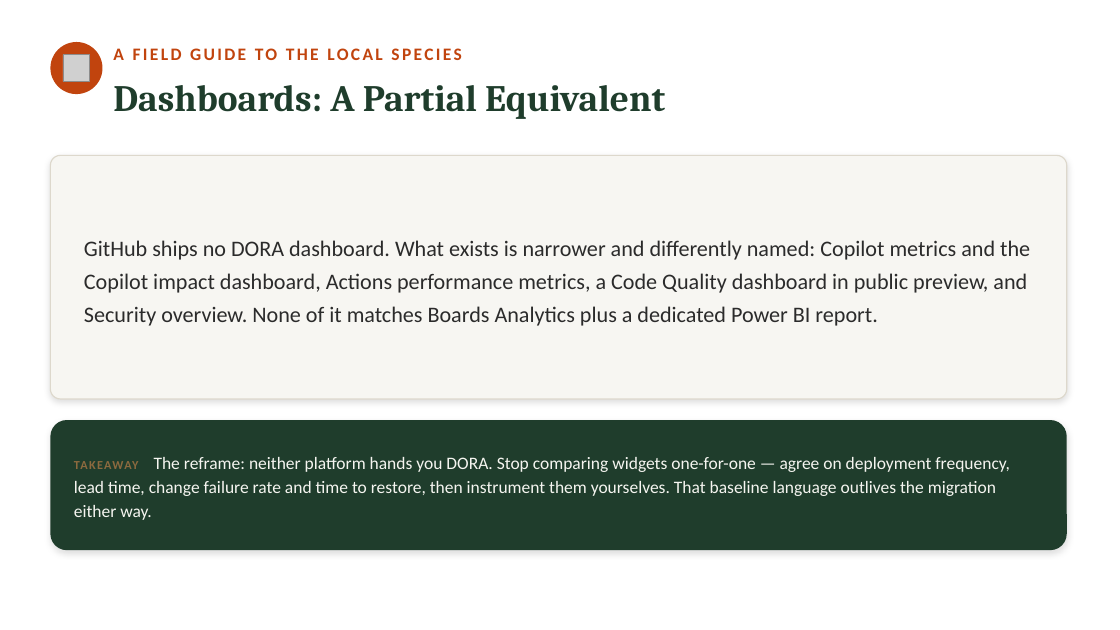
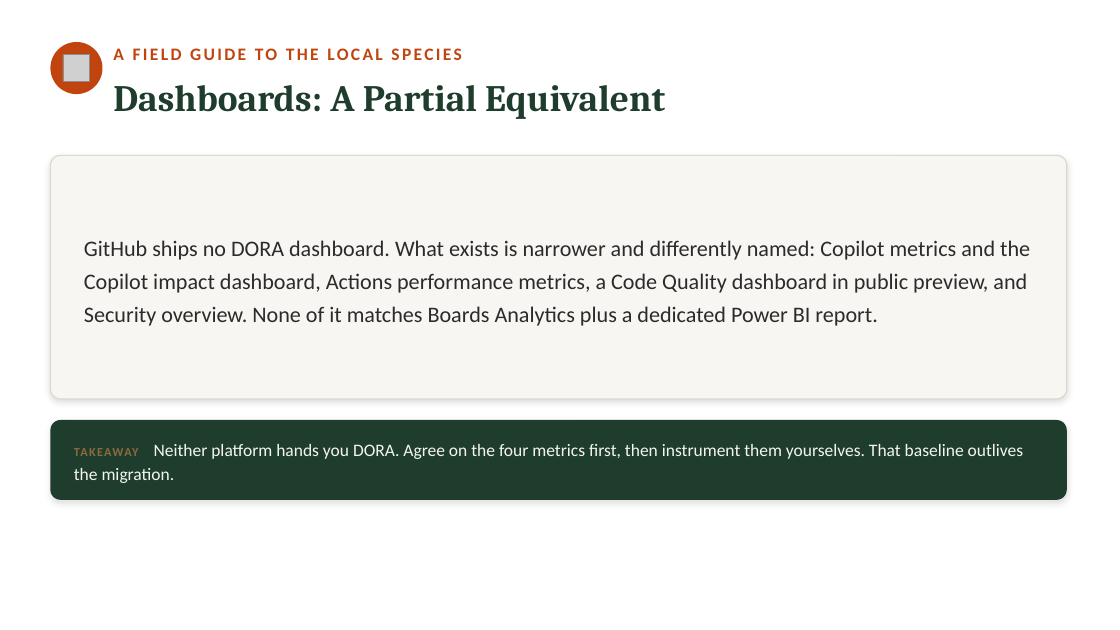
Before and after one commit to neumann1990/Azure_DevOps_To_GitHub, a slide deck: slide 13 of presentation/azure-devops-to-github-the-great-migration-FULL-DECK.pptx (slide 14 before the commit). Drawn at 1120x630 pixels with LibreOffice and Linux fonts; fonts in the diff are those of the drawing; grey boxes stand for pictures. Boxes give left, top, right and bottom in pixels: in the first picture for what was removed or moved away, otherwise in the second. Text is boxed around its words. In the diff, an @@ line names an element or a change of style, - is before the commit and + after.

```diff
--- a/presentation/azure-devops-to-github-the-great-migration-FULL-DECK.pptx
+++ b/presentation/azure-devops-to-github-the-great-migration-FULL-DECK.pptx
@@ rounded rectangle: place and size @@
-rounded rectangle at <box>50,420,1067,550</box>
+rounded rectangle at <box>50,420,1067,500</box>
@@ text at <box>74,444,1024,483</box>: text changed @@
-TAKEAWAY The reframe: neither platform hands you DORA. Stop comparing widgets one-for-one — agree on deployment frequency, lead time, change failure rate and time to restore, then instrument them yourselves. That baseline language outlives the migration either way.
+TAKEAWAY Neither platform hands you DORA. Agree on the four metrics first, then instrument them yourselves. That baseline outlives the migration.
```
Also in this commit, not shown: 19 other slides changed, 5 slides removed.
